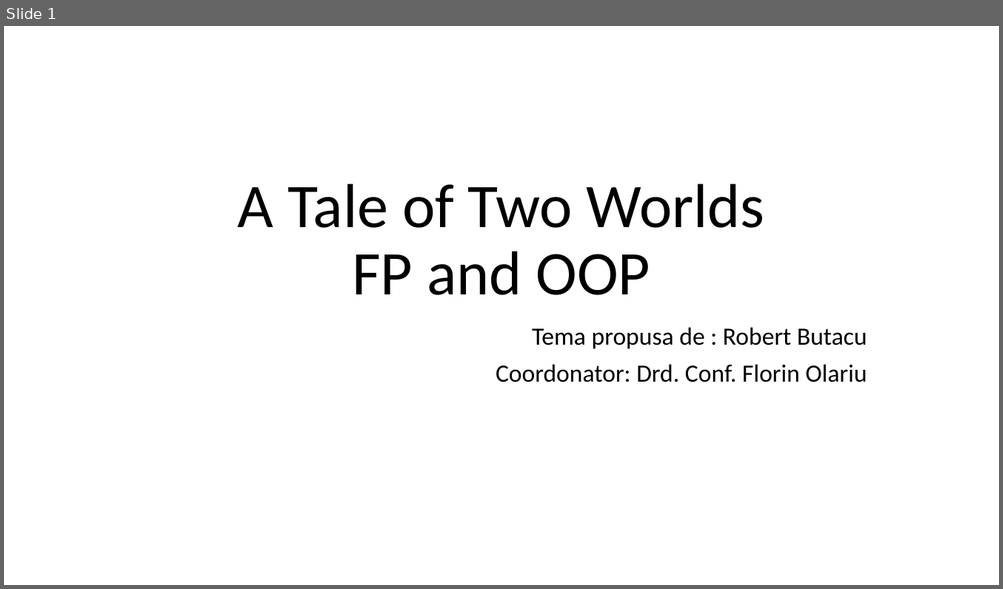
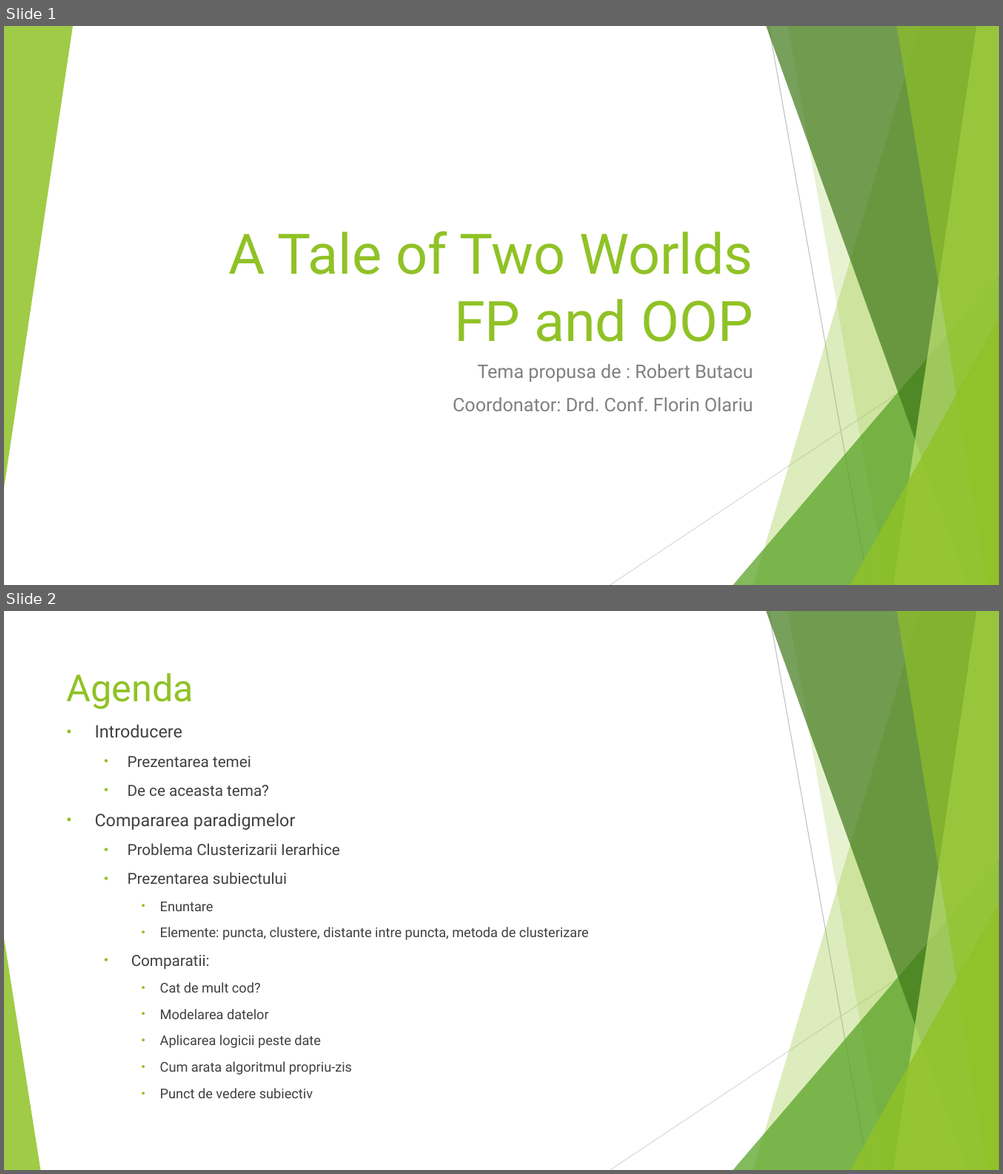
Before and after one commit to robertbutacu/bachelor-degree-work, a slide deck: presentation.pptx. Shown one above the other, each under a label of ours: slide 1 before the commit, slides 1 and 2 after it. The pictures are 1003x589 and 1003x1174 pixels, drawn with LibreOffice and Linux fonts; fonts in the diff are those of the drawing. Boxes give left, top, right and bottom in pixels: in the first picture for what was removed or moved away, otherwise in the second. Text is boxed around its words. In the diff, an @@ line names an element or a change of style, - is before the commit and + after.

```diff
--- a/presentation.pptx
+++ b/presentation.pptx
@@ slide 2 added at (x1=4, y1=611, x2=999, y2=1170), background #FFFFFF; not listed: 9 template elements that a slide beside it also shows @@
@@ title added at (x1=67, y1=673, x2=193, y2=709), 36 pt, text #90C226 @@
+Agenda
@@ text added at (x1=95, y1=724, x2=589, y2=1099), 12.9 pt, text #404040 @@
+• Introducere
+  • Prezentarea temei
+  • De ce aceasta tema?
+• Compararea paradigmelor
+  • Problema Clusterizarii Ierarhice
+  • Prezentarea subiectului
+    • Enuntare
+    • Elemente: puncta, clustere, distante intre puncta, metoda de clusterizare
+  • Comparatii:
+    • Cat de mult cod?
+    • Modelarea datelor
+    • Aplicarea logicii peste date
+    • Cum arata algoritmul propriu-zis
+    • Punct de vedere subiectiv
@@ triangle added at (x1=4, y1=939, x2=40, y2=1170), fill #90C226 at 85% opacity @@
@@ slide 1 changed as well @@
@@ group added at (x1=4, y1=26, x2=999, y2=585): 5 freeform shapes, 3 triangles, 2 lines @@
@@ title "A Tale of Two Worlds ..." moved from (x1=238, y1=184, x2=765, y2=295) to (x1=228, y1=231, x2=753, y2=342) @@
@@ title "A Tale of Two Worlds ..." at (x1=228, y1=231, x2=753, y2=342): size 60 to 54 pt, font Calibri to Roboto, text colour #000000 to #90C226; alignment centre to right; line spacing 0.9 to 1 @@
@@ subtitle "Tema propusa de : Robert ..." moved from (x1=495, y1=327, x2=867, y2=383) to (x1=452, y1=364, x2=753, y2=412) @@
@@ subtitle "Tema propusa de : Robert ..." at (x1=452, y1=364, x2=753, y2=412): size 24 to 18 pt, font Calibri to Roboto, text colour #000000 to #808080; line spacing 0.9 to 1 @@
```
Also in this commit, not shown: 7 other slides changed, 3 other slides added, 4 slides removed.
